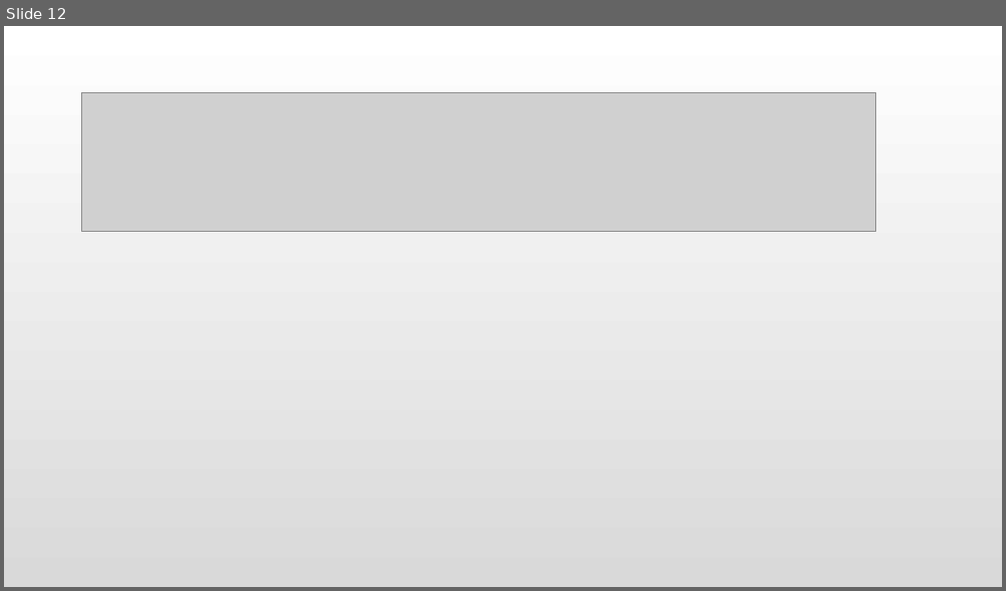
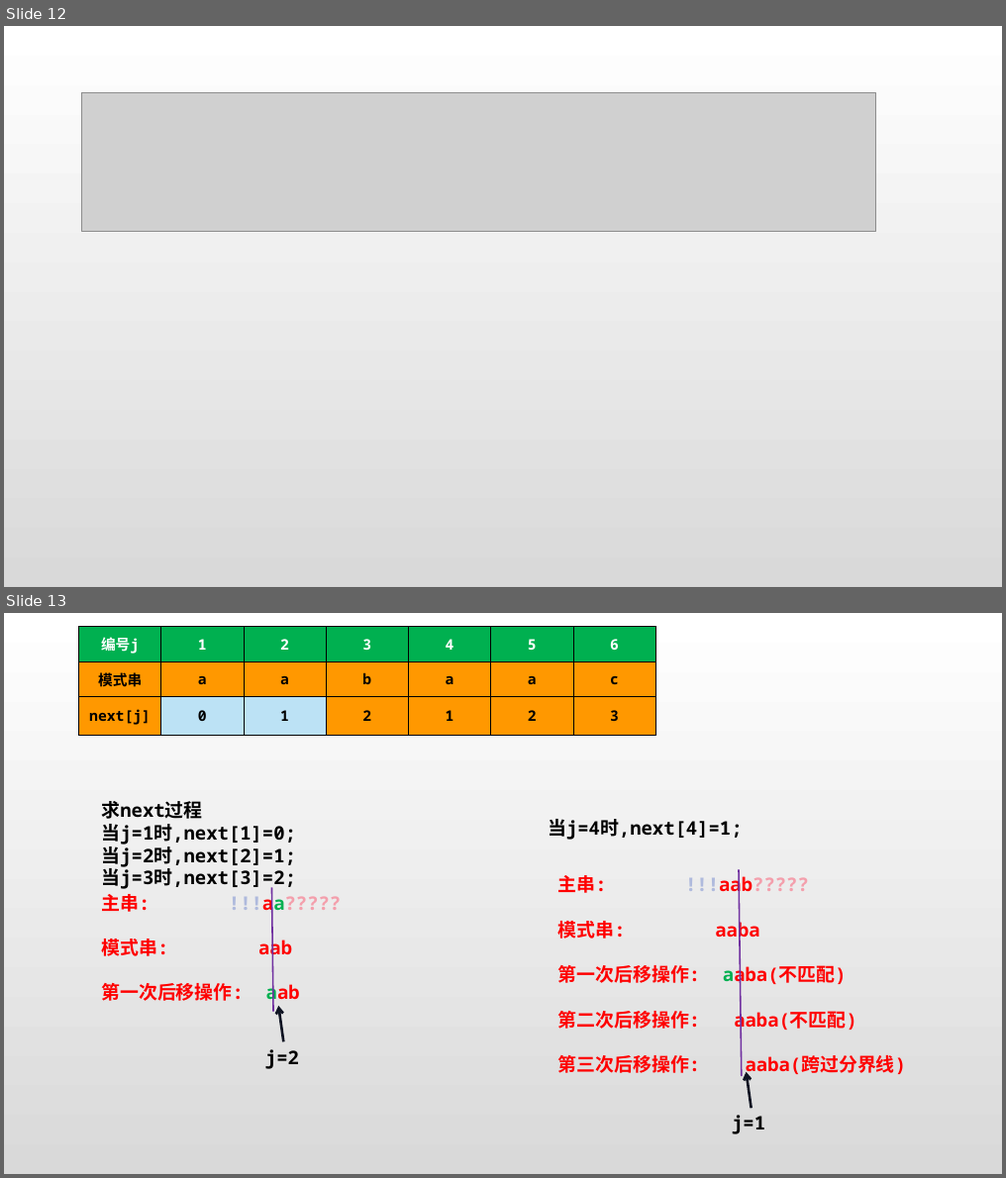
Before and after one commit to jk2020214154/Data_Structure_Code, a slide deck: 第四章 串/4.2 串的模式匹配/KMP图示.pptx. Shown one above the other, each under a label of ours: slide 12 before the commit, slides 12 and 13 after it. The pictures are 1006x591 and 1006x1178 pixels, drawn with LibreOffice and Linux fonts; fonts in the diff are those of the drawing; grey boxes stand for pictures. Boxes give left, top, right and bottom in pixels: in the first picture for what was removed or moved away, otherwise in the second. Text is boxed around its words. In the diff, an @@ line names an element or a change of style, - is before the commit and + after.

```diff
--- a/第四章 串/4.2 串的模式匹配/KMP图示.pptx
+++ b/第四章 串/4.2 串的模式匹配/KMP图示.pptx
@@ slide 13 added at <box>4,613,1002,1174</box>, background gradient #FFFFFF to #D9D9D9 @@
@@ table added at <box>79,627,655,777</box>, 3 rows, 7 columns @@
+编号j | 1 | 2 | 3 | 4 | 5 | 6
+模式串 | a | a | b | a | a | c
+next[j] | 0 | 1 | 2 | 1 | 2 | 3
@@ group added at <box>101,801,907,1135</box>: 6 texts, 2 lines, 2 arrows @@
+主串: !!!aa?????
+模式串: aab
+第一次后移操作: aab
+j=2
+求next过程
+当j=1时,next[1]=0;
+当j=2时,next[2]=1;
+当j=3时,next[3]=2;
+当j=4时,next[4]=1;
+主串: !!!aab?????
+模式串: aaba
+第一次后移操作: aaba(不匹配)
+第二次后移操作: aaba(不匹配)
+第三次后移操作: aaba(跨过分界线)
+j=1
```
Also in this commit, not shown: 2 other slides added, 1 other file.
